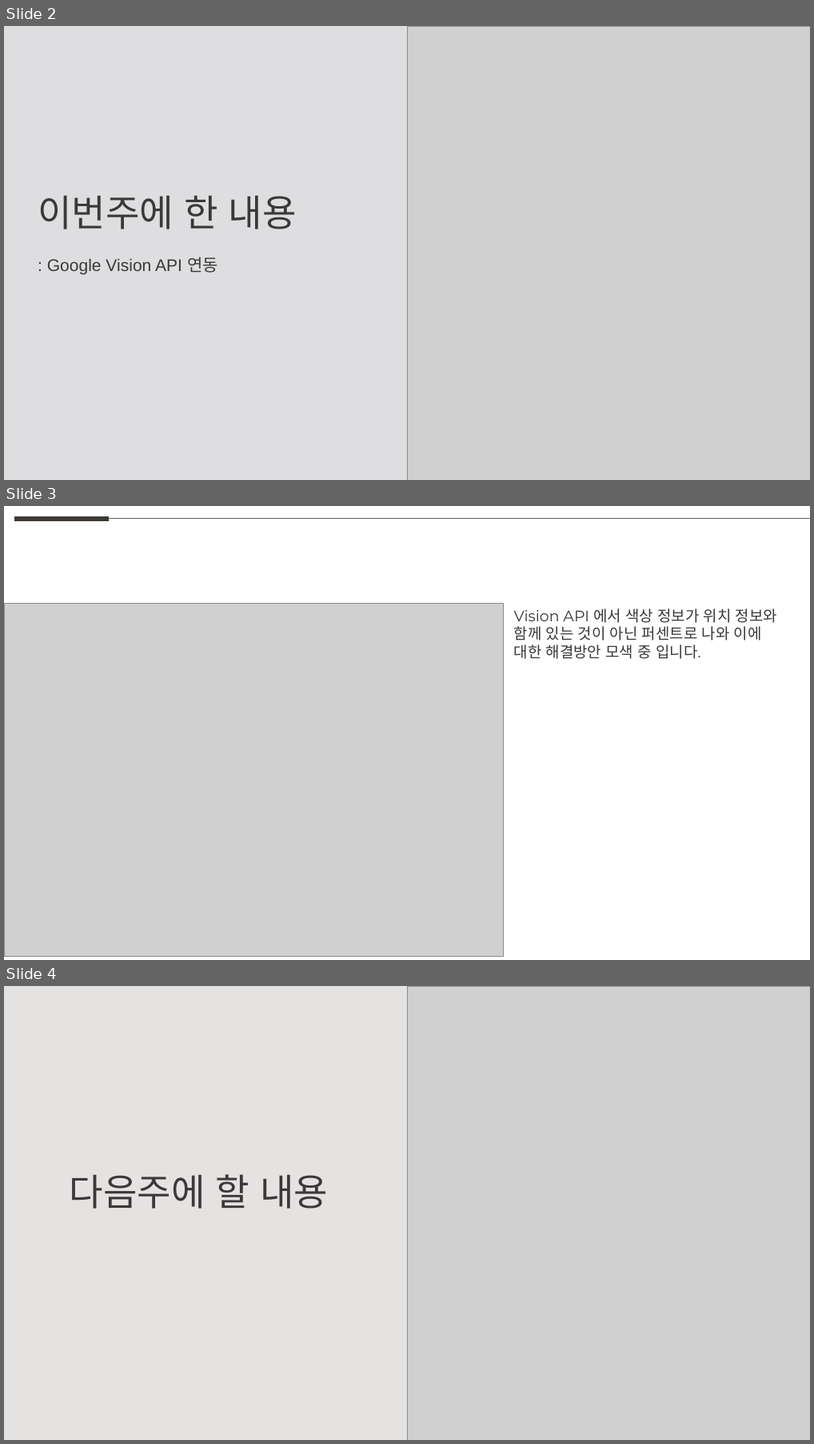
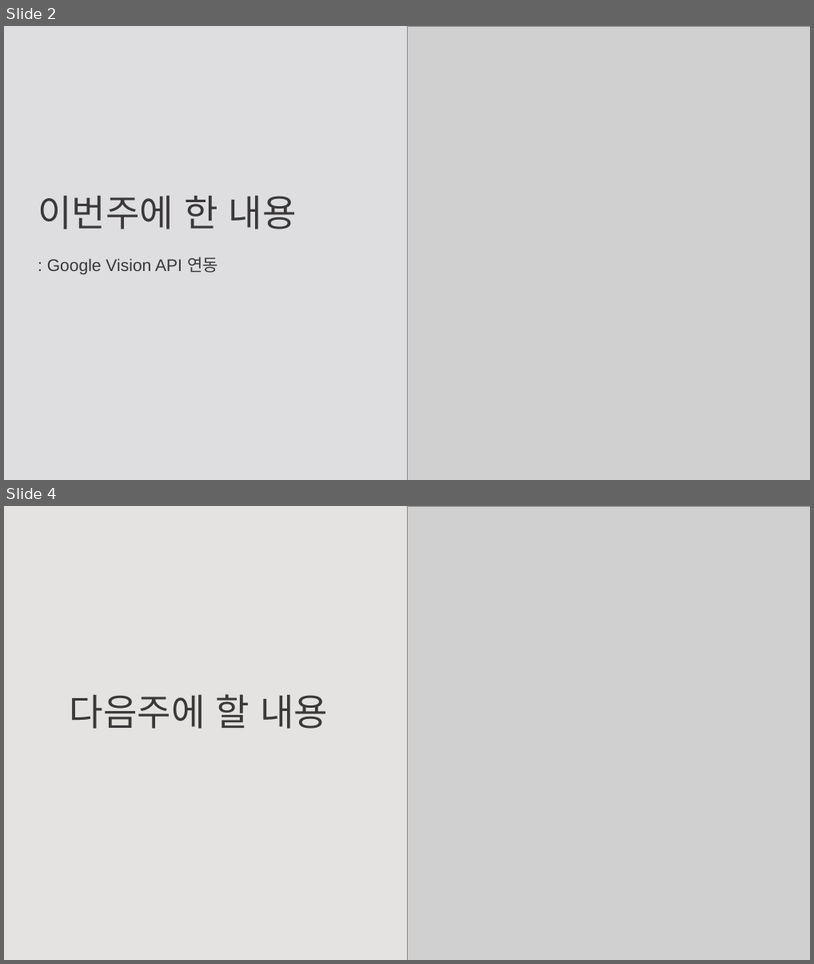
Before and after one commit to weaknessHero/Project_AvatarS, a slide deck: 발표자료/업데이트/LJJppt.pptx. Shown one above the other, each under a label of ours: slides 2, 3 and 4 before the commit, slides 2 and 4 after it; the slides between them are not shown. The pictures are 814x1444 and 814x964 pixels, drawn with LibreOffice and Linux fonts; fonts in the diff are those of the drawing; grey boxes stand for pictures. Boxes give left, top, right and bottom in pixels: in the first picture for what was removed or moved away, otherwise in the second. Text is boxed around its words. In the diff, an @@ line names an element or a change of style, - is before the commit and + after.

```diff
--- a/발표자료/업데이트/LJJppt.pptx
+++ b/발표자료/업데이트/LJJppt.pptx
@@ slide 3 removed at bbox=[4, 506, 810, 960], background #FFFFFF @@
@@ line removed from (14, 519) to (110, 519) @@
@@ line removed from (110, 519) to (810, 519) @@
@@ picture removed at bbox=[4, 604, 504, 956] @@
@@ text removed at bbox=[514, 608, 778, 659] @@
-Vision API 에서 색상 정보가 위치 정보와 함께 있는 것이 아닌 퍼센트로 나와 이에 대한 해결방안 모색 중 입니다.
```
Also in this commit, not shown: 1 slide added.
